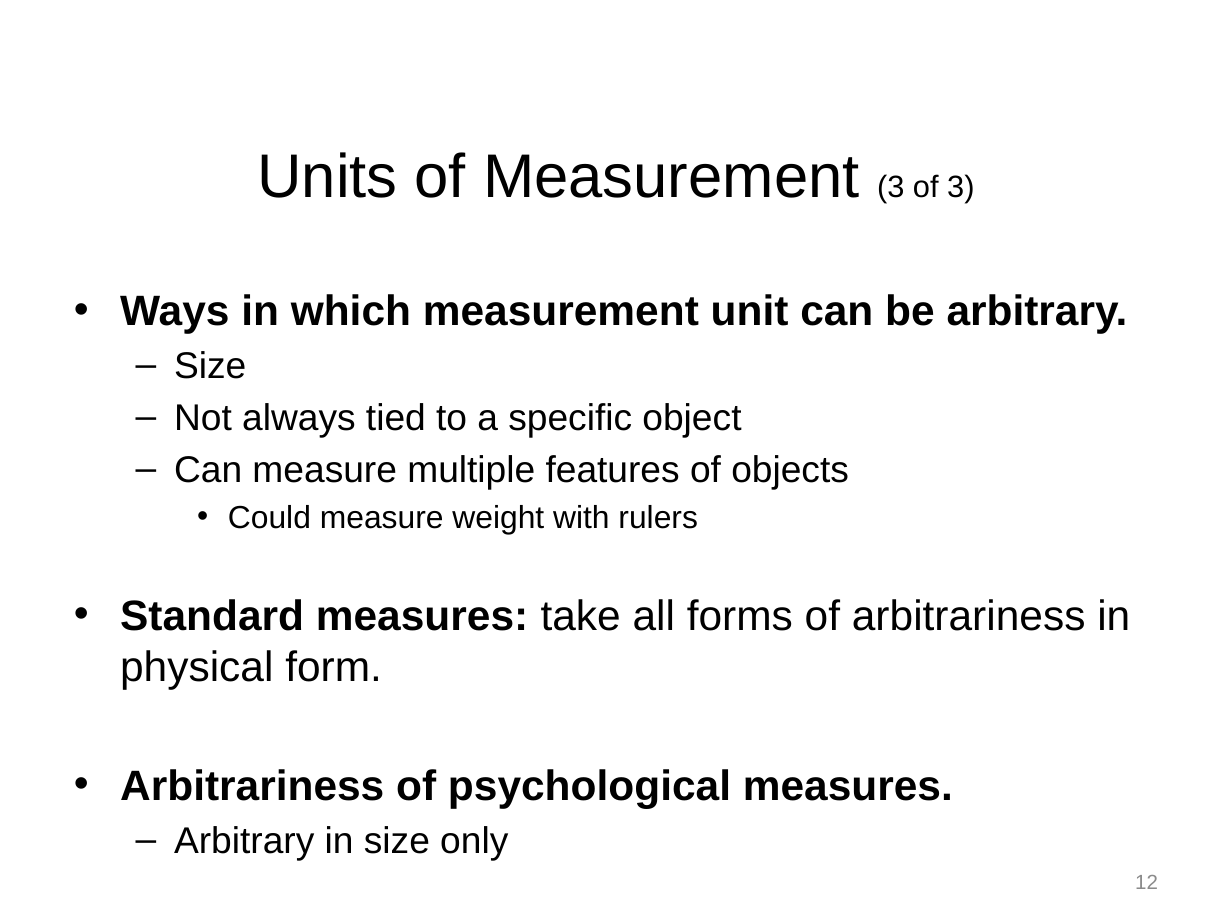
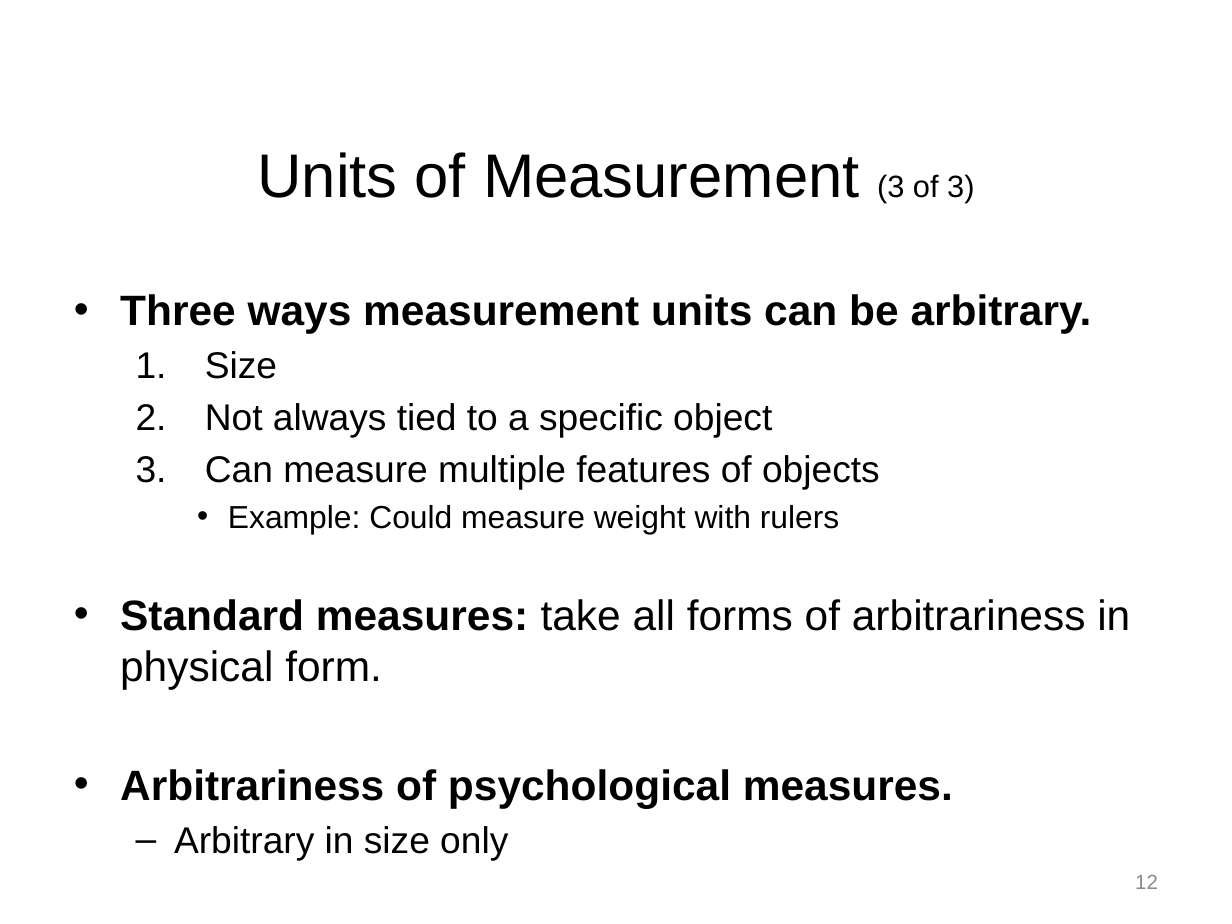
Before and after one commit to npm27/Teaching-Materials, a slide deck: slide 12 of Tests and Eval/Slides/2 Chapter 2.pptx. Drawn at 1232x924 pixels with LibreOffice and Linux fonts; fonts in the diff are those of the drawing. Boxes give left, top, right and bottom in pixels: in the first picture for what was removed or moved away, otherwise in the second. Text is boxed around its words. In the diff, an @@ line names an element or a change of style, - is before the commit and + after.

```diff
--- a/Tests and Eval/Slides/2 Chapter 2.pptx
+++ b/Tests and Eval/Slides/2 Chapter 2.pptx
@@ text at box(120, 294, 1092, 333): text changed @@
-• Ways in which measurement unit can be arbitrary.
+• Three ways measurement units can be arbitrary.
@@ text at box(205, 351, 880, 489): bullet – to 1. @@
@@ text at box(228, 505, 840, 535): text changed @@
-    • Could measure weight with rulers
+    • Example: Could measure weight with rulers
```
Also in this commit, not shown: 10 other slides changed, 1 other file.
